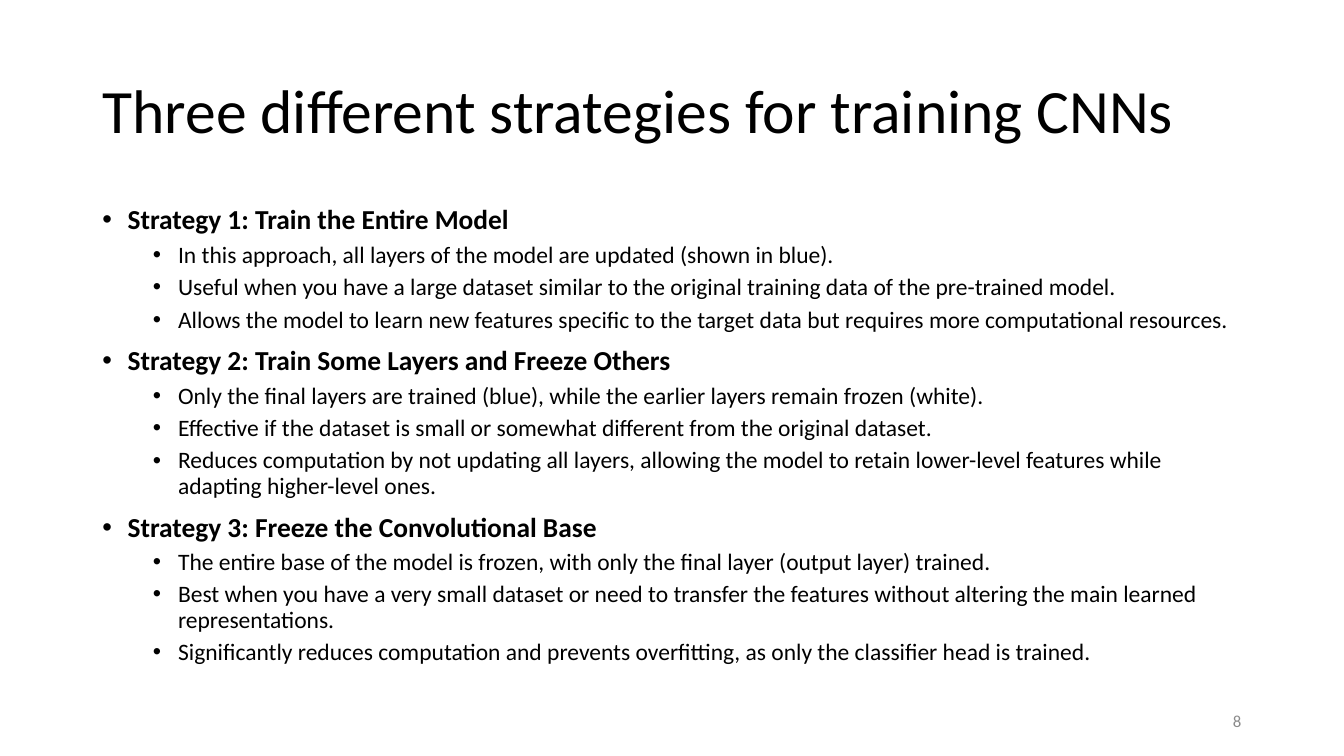
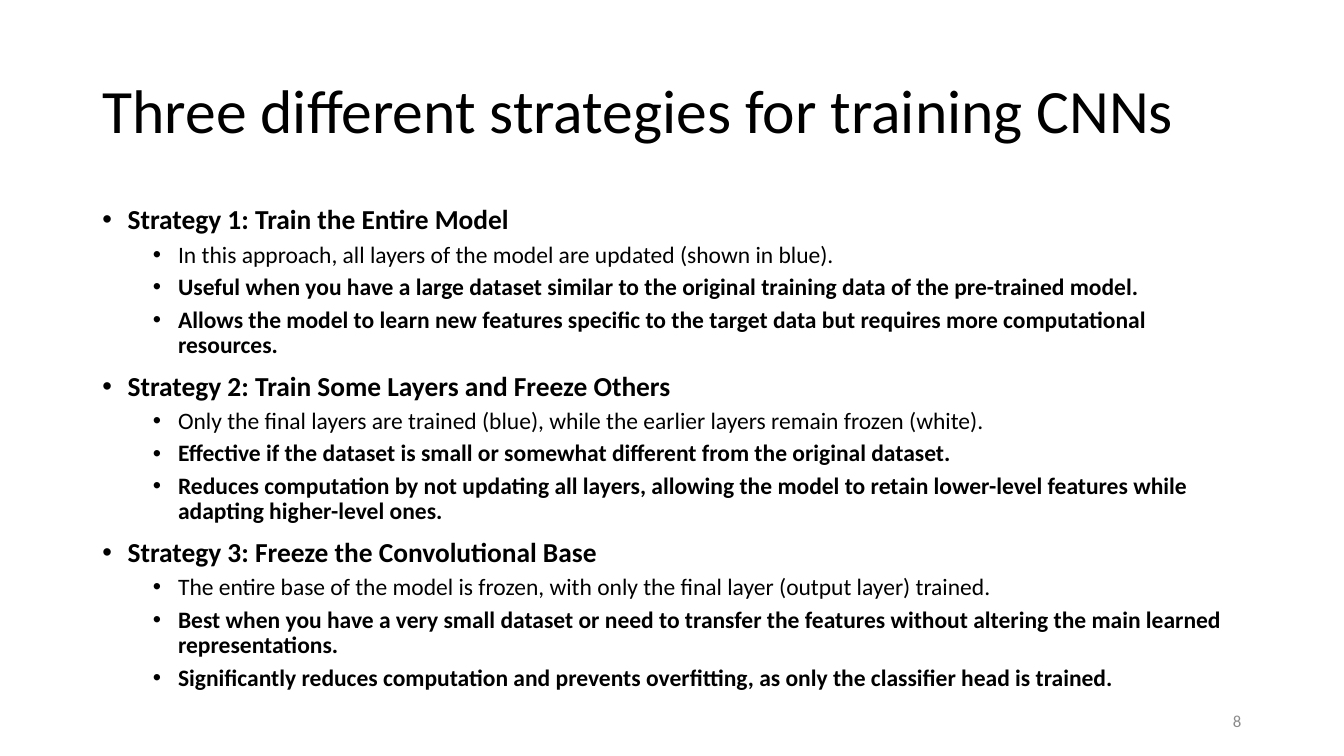
Before and after one commit to motazsaad/NLP-Theresa, a slide deck: slide 8 of slides/LLMs/08 Transfer learning (finetunning).pptx. Drawn at 1344x756 pixels with LibreOffice and Linux fonts; fonts in the diff are those of the drawing. Boxes give left, top, right and bottom in pixels: in the first picture for what was removed or moved away, otherwise in the second. Text is boxed around its words. In the diff, an @@ line names an element or a change of style, - is before the commit and + after.

```diff
--- a/slides/LLMs/08 Transfer learning (finetunning).pptx
+++ b/slides/LLMs/08 Transfer learning (finetunning).pptx
@@ text at <box>178,278,1221,690</box>: bold on in "Useful when you have a large dataset ...", "Allows the model to learn new features ...", "Effective if the dataset is small or ...", "Reduces computation by not updating all layers, ..." and 2 more places @@
```
Also in this commit, not shown: 5 other slides changed, 2 slides added, 1 other file.
